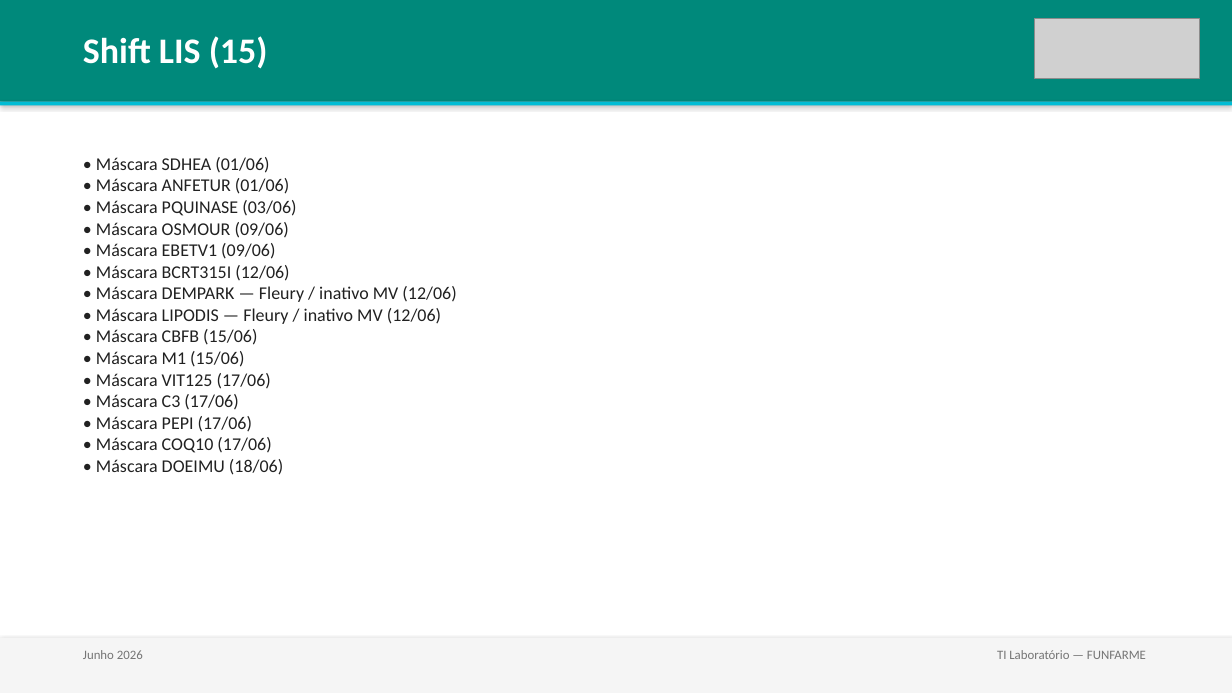
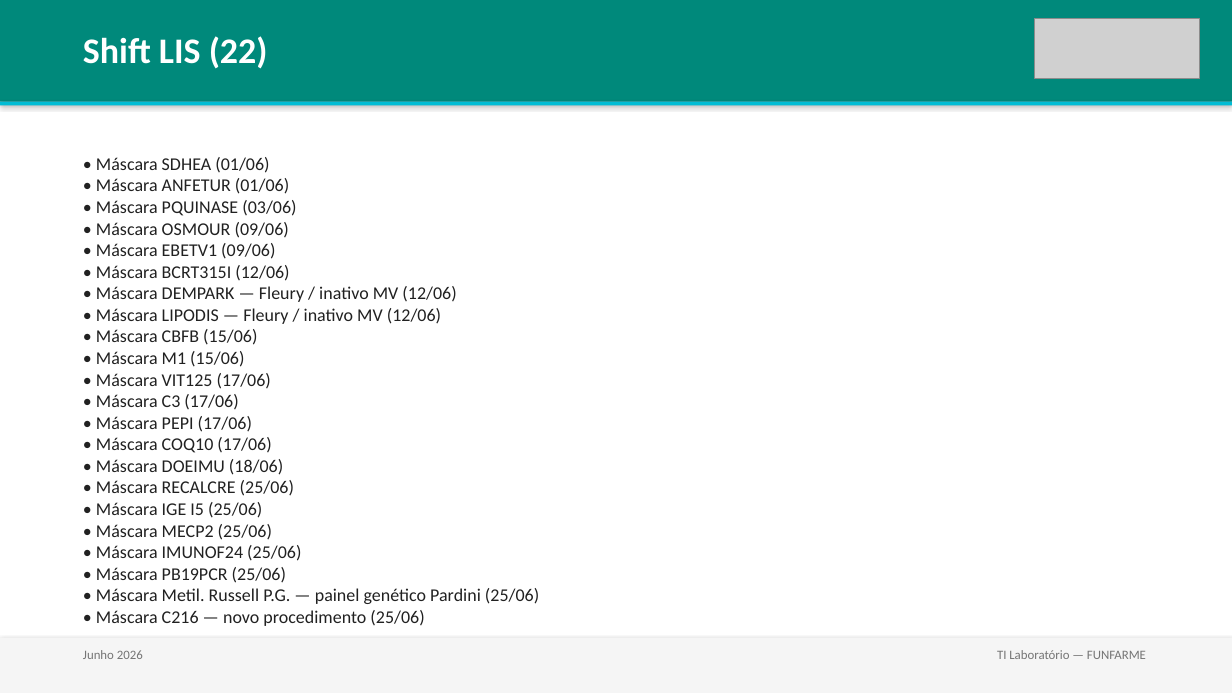
Before and after one commit to lab-central-hb/funfarme-kb, a slide deck: slide 4 of reports/2026-06_resumo-mensal.pptx. Drawn at 1232x693 pixels with LibreOffice and Linux fonts; fonts in the diff are those of the drawing; grey boxes stand for pictures. Boxes give left, top, right and bottom in pixels: in the first picture for what was removed or moved away, otherwise in the second. Text is boxed around its words. In the diff, an @@ line names an element or a change of style, - is before the commit and + after.

```diff
--- a/reports/2026-06_resumo-mensal.pptx
+++ b/reports/2026-06_resumo-mensal.pptx
@@ text at box(83, 36, 268, 69): text changed @@
-Shift LIS (15)
+Shift LIS (22)
@@ text at box(96, 157, 539, 604): text changed @@
-• Máscara SDHEA (01/06)
-• Máscara ANFETUR (01/06)
-• Máscara PQUINASE (03/06)
-• Máscara OSMOUR (09/06)
-• Máscara EBETV1 (09/06)
-• Máscara BCRT315I (12/06)
-• Máscara DEMPARK — Fleury / inativo MV (12/06)
-• Máscara LIPODIS — Fleury / inativo MV (12/06)
-• Máscara CBFB (15/06)
-• Máscara M1 (15/06)
-• Máscara VIT125 (17/06)
-• Máscara C3 (17/06)
-• Máscara PEPI (17/06)
-• Máscara COQ10 (17/06)
-• Máscara DOEIMU (18/06)
+• Máscara SDHEA (01/06)
+• Máscara ANFETUR (01/06)
+• Máscara PQUINASE (03/06)
+• Máscara OSMOUR (09/06)
+• Máscara EBETV1 (09/06)
+• Máscara BCRT315I (12/06)
+• Máscara DEMPARK — Fleury / inativo MV (12/06)
+• Máscara LIPODIS — Fleury / inativo MV (12/06)
+• Máscara CBFB (15/06)
+• Máscara M1 (15/06)
+• Máscara VIT125 (17/06)
+• Máscara C3 (17/06)
+• Máscara PEPI (17/06)
+• Máscara COQ10 (17/06)
+• Máscara DOEIMU (18/06)
+• Máscara RECALCRE (25/06)
+• Máscara IGE I5 (25/06)
+• Máscara MECP2 (25/06)
+• Máscara IMUNOF24 (25/06)
+• Máscara PB19PCR (25/06)
+• Máscara Metil. Russell P.G. — painel genético Pardini (25/06)
+• Máscara C216 — novo procedimento (25/06)
```
Also in this commit, not shown: 6 other slides changed, 3 slides added, 1 other file.
